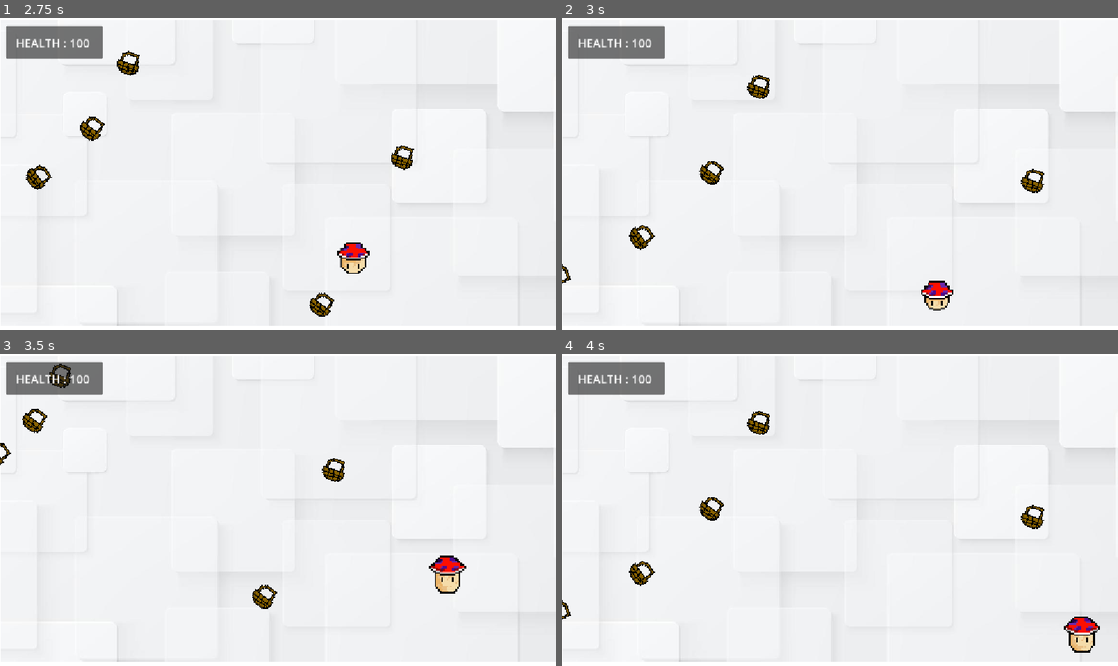
Above: before the commit, frames 1-4 (two rows, left to right).
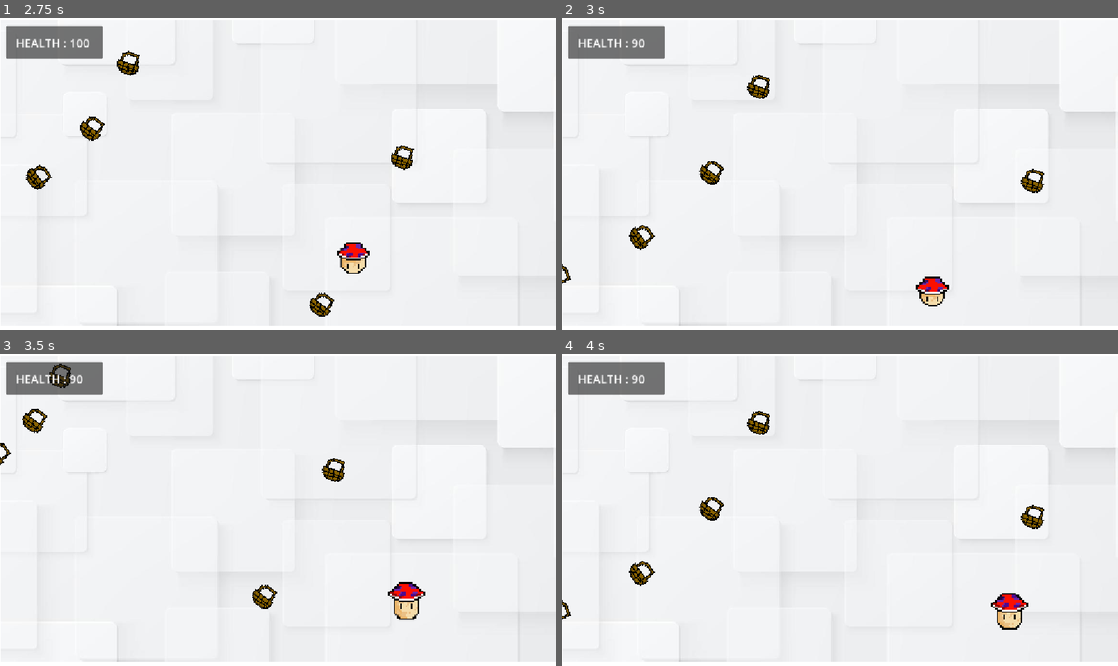
Above: after the commit, the same moments.

Repository: KuaJunWen/Boink-
Game: Godot game, scene res://game.tscn
Same seed, same stepped clock (60 frames per second), same inputs: the game is played once before the commit and once after it.
Inputs:
- Up to frame 1 (2.75 s): tap Enter (ui_accept) at 0.5, 0.6, 0.77, 1.07, 1.35, 1.52, 1.82, 2.1 s; hold D (right) 0.53-2.03 s; hold A (left) from 2.03 s (still down)
- Up to frame 2 (3 s): release A (left) at 2.78 s; hold D (right) from 2.78 s (still down); tap Enter (ui_accept) at 2.85 s
- Up to frame 3 (3.5 s): keep holding D (right); tap Enter (ui_accept) at 3.02, 3.32 s
- Up to frame 4 (4 s): keep holding D (right); tap Enter (ui_accept) at 3.6, 3.77 s

Frame 1 is identical in both runs. In frame 2, 0.5% of the frame differs, in the area x 12-71%, y 6-94%; in frame 3, 1.1%, in the area x 12-84%, y 6-86%; in frame 4, 1.1%.

Commit message:
simple knockback

Diff:
--- a/lazer.tscn
+++ b/lazer.tscn
@@ -10,6 +10,16 @@
 func _process(delta: float) -> void:
 	var direction = Vector2.RIGHT.rotated(global_rotation)
 	global_position += direction * speed * delta
+
+
+func _on_area_2d_body_entered(body: Node2D) -> void:
+	if body.has_method(\"take_hit\"):
+		body.take_hit(10, global_position)
+		queue_free()
+
+
+func _on_kill_time_timeout() -> void:
+	queue_free()
 "
 
 [sub_resource type="RectangleShape2D" id="RectangleShape2D_jhyuc"]
@@ -26,11 +36,12 @@
 [node name="Area2D" type="Area2D" parent="." unique_id=694152805]
 
 [node name="CollisionShape2D" type="CollisionShape2D" parent="Area2D" unique_id=1428947995]
-position = Vector2(692, 252.5)
+position = Vector2(1, 11)
 shape = SubResource("RectangleShape2D_jhyuc")
 
 [node name="Kill time" type="Timer" parent="." unique_id=1390199997]
 wait_time = 3.0
 autostart = true
 
+[connection signal="body_entered" from="Area2D" to="." method="_on_area_2d_body_entered"]
 [connection signal="timeout" from="Kill time" to="." method="_on_kill_time_timeout"]
--- a/player.gd
+++ b/player.gd
@@ -2,13 +2,31 @@
 
 const SPEED = 300.0
 const BOUNCE_VELOCITY = -450.0
-const JUMP_VELOCITY = -450
+const JUMP_VELOCITY = -450.0
 
-@onready var sprite_2d = $player
+const MAX_HEALTH = 100
+const KNOCKBACK_SPEED = 500.0
+const SLOW_DURATION = 1.0
+const SLOW_MULTIPLIER = 0.5
+
+var health = MAX_HEALTH
 var gravity = ProjectSettings.get_setting("physics/2d/default_gravity")
 var can_double_jump = false
+var is_slowed = false
 
-func _physics_process(delta):
+@onready var health_label = get_node_or_null("../UI/Panel/health")
+@onready var slow_timer = Timer.new()
+
+
+func _ready() -> void:
+	# This timer ends the one-second slow effect.
+	slow_timer.one_shot = true
+	slow_timer.timeout.connect(_on_slow_timer_timeout)
+	add_child(slow_timer)
+	_update_health_label()
+
+
+func _physics_process(delta: float) -> void:
 	velocity.y += gravity * delta
 
 	if is_on_floor():
@@ -18,12 +36,42 @@
 	elif Input.is_action_just_pressed("ui_accept") and can_double_jump:
 		$AnimatedSprite2D.play("default")
 		velocity.y = JUMP_VELOCITY
-		can_double_jump = false # Consume the air jump
+		can_double_jump = false
 
 	var direction = Input.get_axis("left", "right")
+	var current_speed = SPEED
+
+	if is_slowed:
+		current_speed *= SLOW_MULTIPLIER
+
 	if direction:
-		velocity.x = direction * SPEED
+		velocity.x = direction * current_speed
 	else:
 		velocity.x = move_toward(velocity.x, 0, 12)
 
 	move_and_slide()
+
+
+func take_hit(damage: int, hit_from: Vector2) -> void:
+	health = max(health - damage, 0)
+	_update_health_label()
+
+	# Push the player away from the thing that hit them.
+	var direction = (global_position - hit_from).normalized()
+	if direction == Vector2.ZERO:
+		direction = Vector2.UP
+
+	velocity = direction * KNOCKBACK_SPEED
+
+	# Halve movement speed for one second.
+	is_slowed = true
+	slow_timer.start(SLOW_DURATION)
+
+
+func _on_slow_timer_timeout() -> void:
+	is_slowed = false
+
+
+func _update_health_label() -> void:
+	if health_label:
+		health_label.text = "HEALTH : " + str(health)
